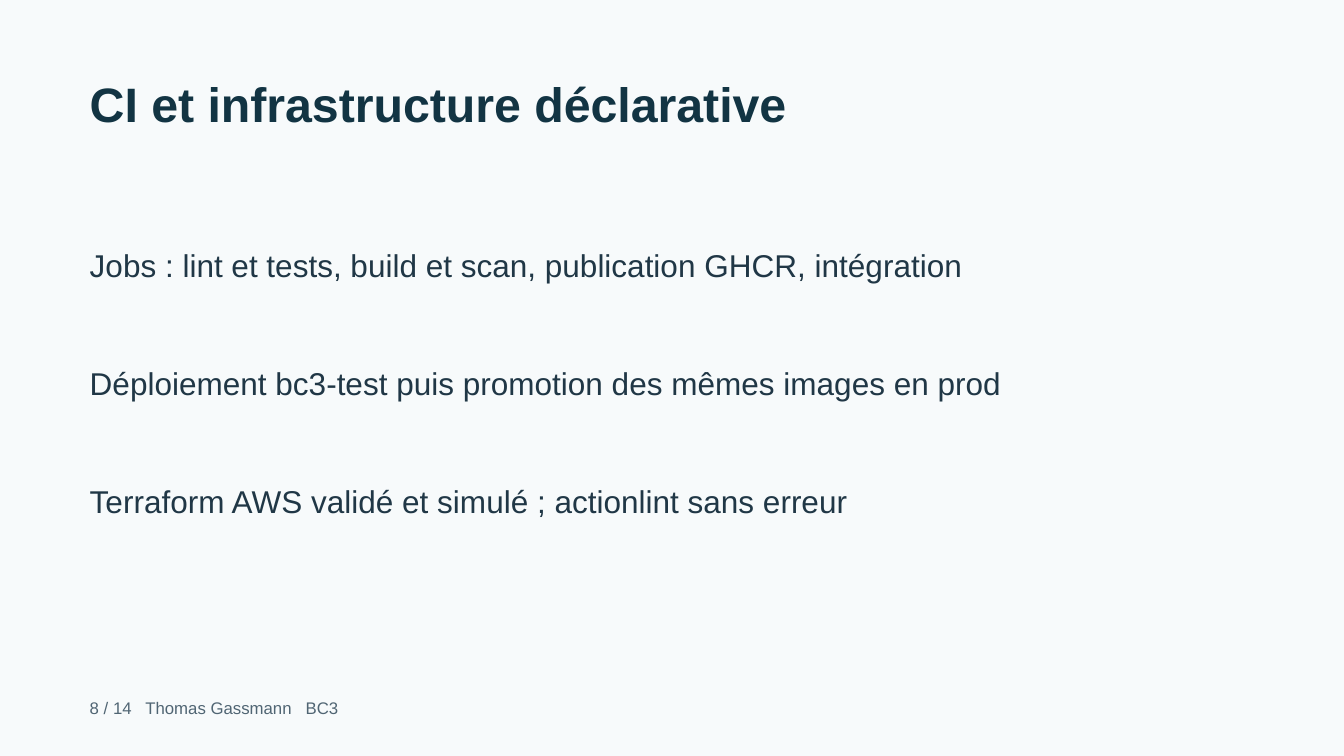
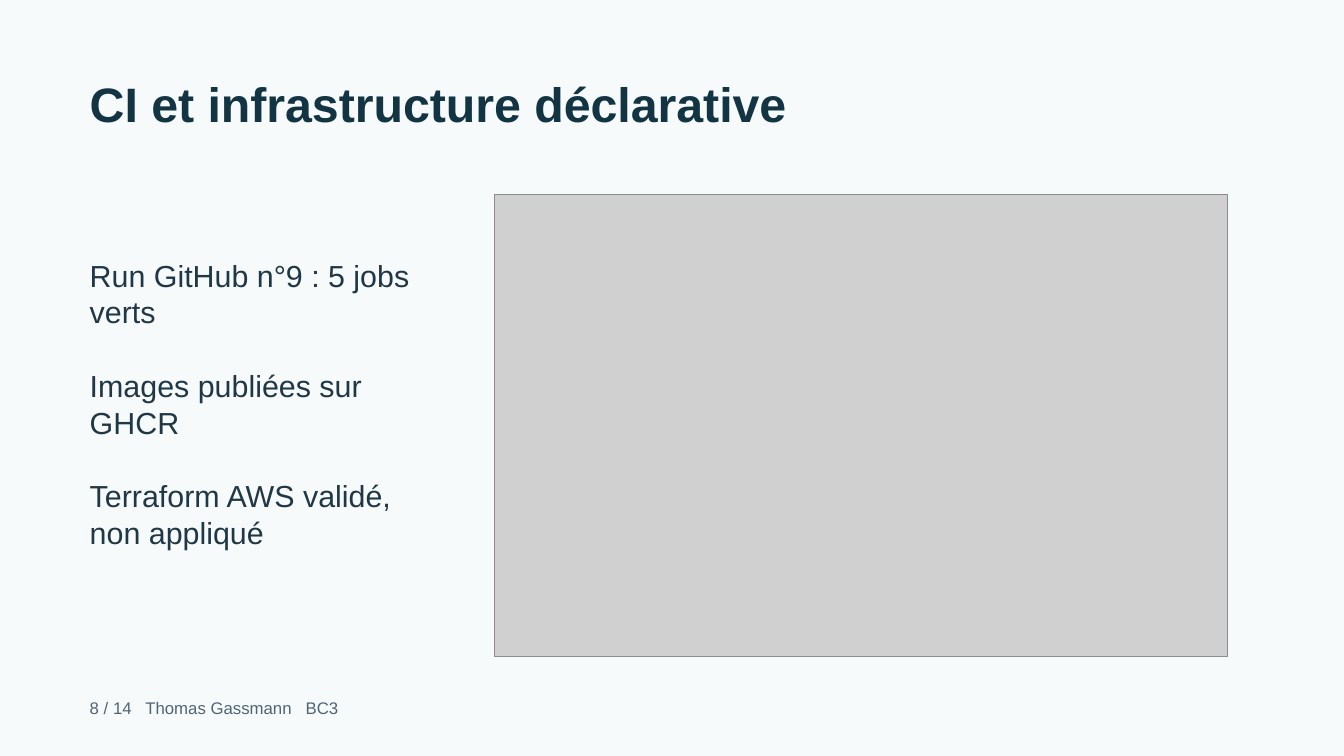
Before and after one commit to Thomasgsn/BC3-Cloud, a slide deck: slide 8 of output/presentations/soutenance-bc3-thomas-gassmann.pptx. Drawn at 1344x756 pixels with LibreOffice and Linux fonts; fonts in the diff are those of the drawing; grey boxes stand for pictures. Boxes give left, top, right and bottom in pixels: in the first picture for what was removed or moved away, otherwise in the second. Text is boxed around its words. In the diff, an @@ line names an element or a change of style, - is before the commit and + after.

```diff
--- a/output/presentations/soutenance-bc3-thomas-gassmann.pptx
+++ b/output/presentations/soutenance-bc3-thomas-gassmann.pptx
@@ picture added at box(495, 195, 1228, 656) @@
@@ text removed at box(90, 253, 962, 283) @@
-Jobs : lint et tests, build et scan, publication GHCR, intégration
@@ text added at box(90, 265, 409, 324), 21.8 pt, text #203746 @@
+Run GitHub n°9 : 5 jobs verts
@@ text removed at box(90, 371, 1001, 401) @@
-Déploiement bc3-test puis promotion des mêmes images en prod
@@ text added at box(90, 374, 361, 435), 21.8 pt, text #203746 @@
+Images publiées sur GHCR
@@ text removed at box(90, 489, 847, 514) @@
-Terraform AWS validé et simulé ; actionlint sans erreur
@@ text added at box(90, 484, 391, 550), 21.8 pt, text #203746 @@
+Terraform AWS validé, non appliqué
```
Also in this commit, not shown: 1 other slide changed, 18 other files.
